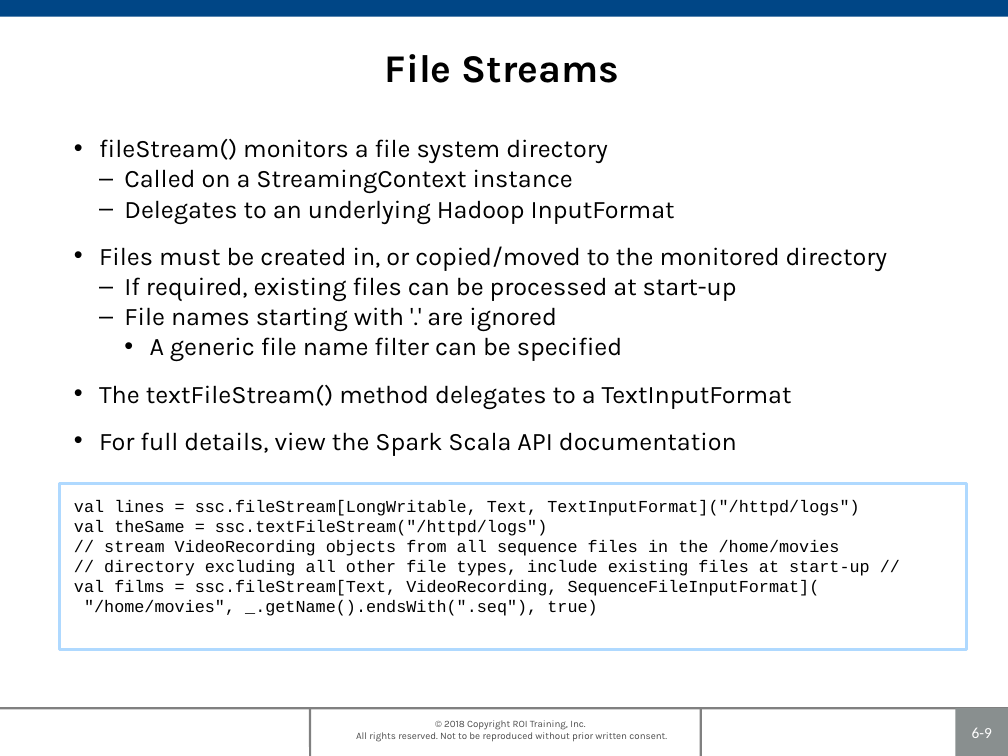
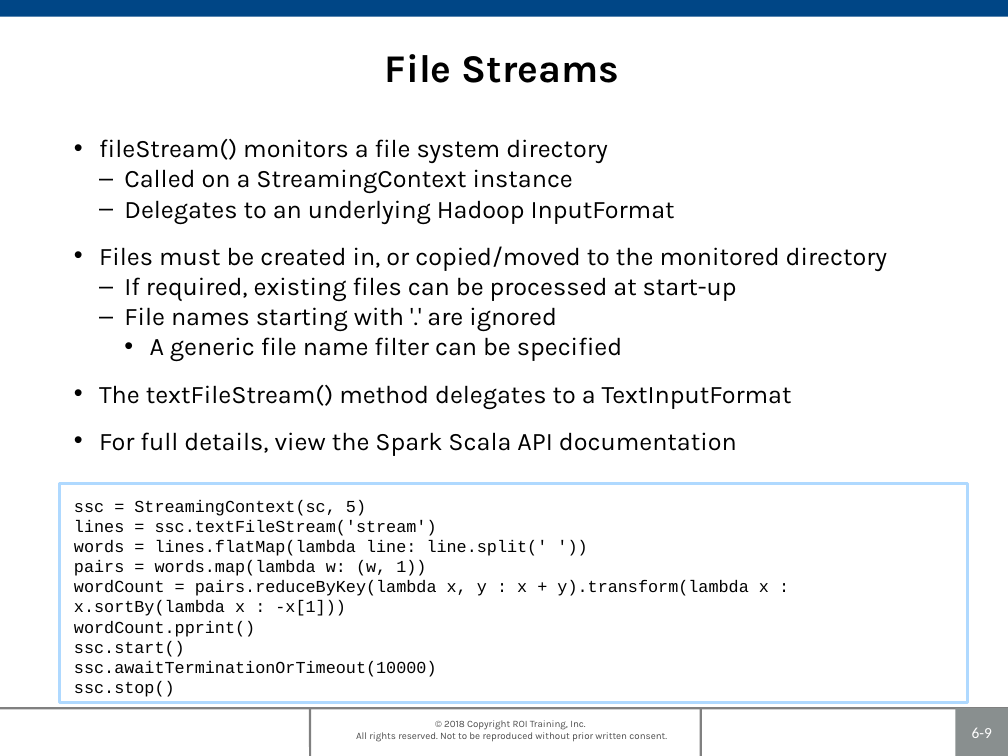
Before and after one commit to roitraining/SparkProgram, a slide deck: slide 9 of Day5/Ch06_SparkStreaming.pptx. Drawn at 1008x756 pixels with LibreOffice and Linux fonts; fonts in the diff are those of the drawing; background and template pictures are left out. Boxes give left, top, right and bottom in pixels: in the first picture for what was removed or moved away, otherwise in the second. Text is boxed around its words. In the diff, an @@ line names an element or a change of style, - is before the commit and + after.

```diff
--- a/Day5/Ch06_SparkStreaming.pptx
+++ b/Day5/Ch06_SparkStreaming.pptx
@@ rectangle: place and size @@
-rectangle at [59, 484, 967, 649]
+rectangle at [59, 484, 968, 703]
@@ text at [74, 500, 769, 697]: text changed @@
-val lines = ssc.fileStream[LongWritable, Text, TextInputFormat]("/httpd/logs")
-val theSame = ssc.textFileStream("/httpd/logs")
-// stream VideoRecording objects from all sequence files in the /home/movies
-// directory excluding all other file types, include existing files at start-up //
-val films = ssc.fileStream[Text, VideoRecording, SequenceFileInputFormat](
-"/home/movies", _.getName().endsWith(".seq"), true)
+ssc = StreamingContext(sc, 5)
+lines = ssc.textFileStream('stream')
+words = lines.flatMap(lambda line: line.split(' '))
+pairs = words.map(lambda w: (w, 1))
+wordCount = pairs.reduceByKey(lambda x, y : x + y).transform(lambda x : x.sortBy(lambda x : -x[1]))
+wordCount.pprint()
+ssc.start()
+ssc.awaitTerminationOrTimeout(10000)
+ssc.stop()
```
Also in this commit, not shown: 2 other slides changed, 1 slide added, 1 slide removed, 11 other files.
